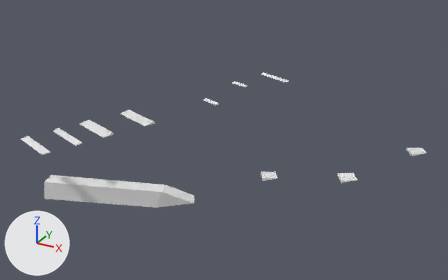
A saved change to the OBJ model Resource/Game/Stage/MugenStageSlope.obj.
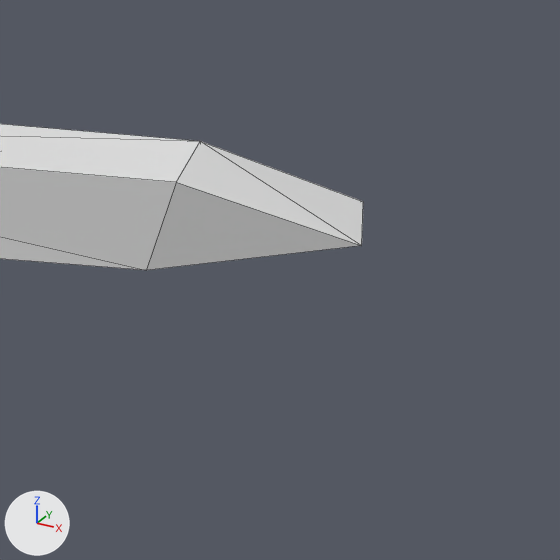
Each version is shown whole from a 50 mm lens placed at (55.95, -40.13, 30.38), pointed at (19.5, 26.16, -2.76), then close up on the part from 29% to 51% of the width and 57% to 92% of the height. Lighting does not change. The marker at lower left points along +X, +Y and +Z. The close-ups show mesh edges as thin lines. Where no turn or scale is listed for an object, it has been applied to the vertices.

The first close-up shows 'slope_平面.023'.
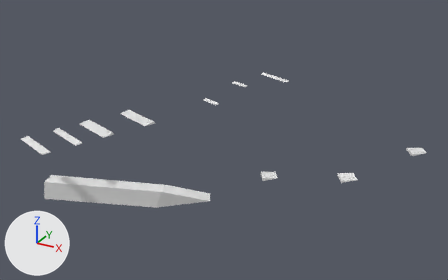
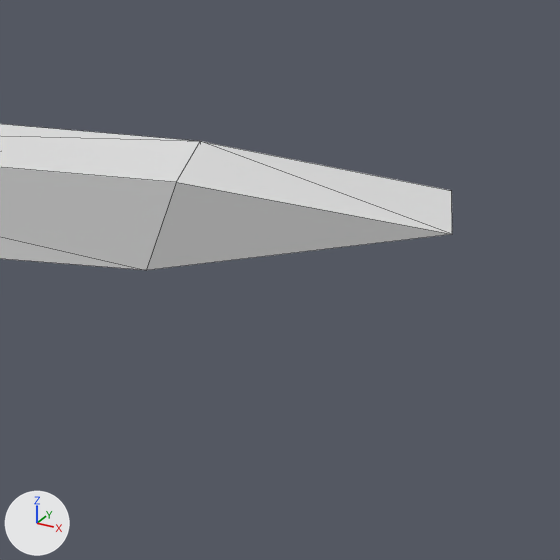
What changed in the scene script:
```text
Change me_slope_平面_023:
    where me_slope_平面_023.from_pydata(...)  # 70 vertices, 72 faces; spans x 0.6..44.0, y 6.8..47.1, z -8.7..0.3
    used by ob_slope_平面_023; location = (0.0, 0.0, 0.0)
    me_slope_平面_023 part 1
    me_slope_平面_023.vertices[51].co: (20.1, 17.4, -7.9) -> (21.8, 18.5, -7.6)  # pixel (361, 245) -> pixel (452, 234)
    me_slope_平面_023.vertices[53].co: (19.1, 19.1, -7.9) -> (20.8, 20.2, -7.6)  # pixel (363, 201) -> pixel (451, 190)
```

Where the change shows, as pixel boxes (x1, y1, x2, y2) in the close-ups (560 x 560 px; the box of a moved part takes in the faces that stretch with it):
'slope_平面.023', reshaped
    before: (0, 124, 363, 270)
    after: (0, 124, 452, 270)
part 1 of me_slope_平面_023, moved or reshaped
    before: (146, 141, 363, 270)
    after: (146, 141, 452, 270)
